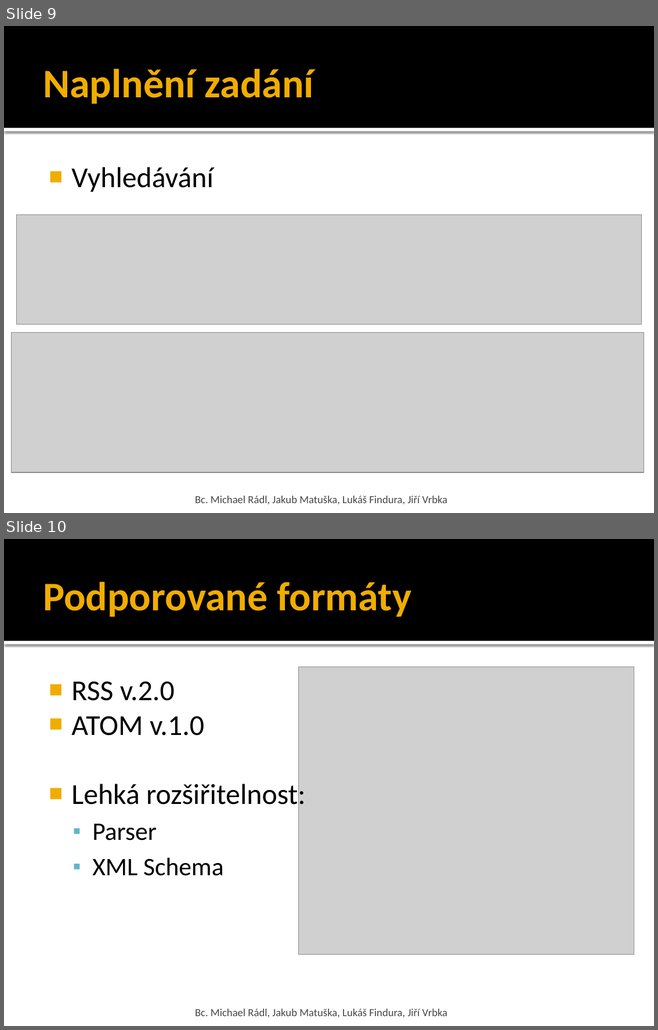
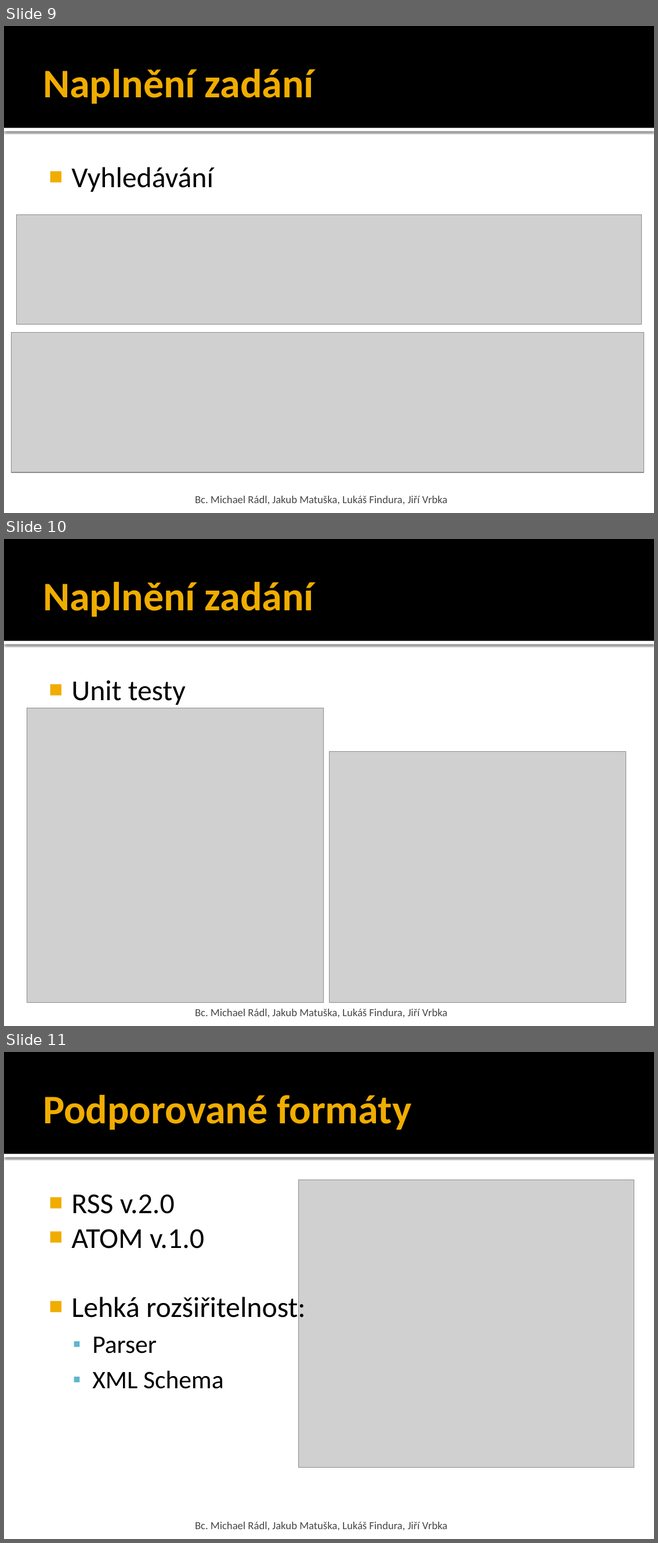
Before and after one commit to matragorn/PV138_RSS_reader, a slide deck: prezentace.pptx. Shown one above the other, each under a label of ours: slides 9 and 10 before the commit, slides 9, 10 and 11 after it. The pictures are 658x1030 and 658x1543 pixels, drawn with LibreOffice and Linux fonts; fonts in the diff are those of the drawing; grey boxes stand for pictures. Boxes give left, top, right and bottom in pixels: in the first picture for what was removed or moved away, otherwise in the second. Text is boxed around its words. In the diff, an @@ line names an element or a change of style, - is before the commit and + after.

Commit message:
update prezentace

```diff
--- a/prezentace.pptx
+++ b/prezentace.pptx
@@ slide 10 added at (x1=4, y1=539, x2=654, y2=1026), background #FFFFFF; not listed: 2 template elements that a slide beside it also shows @@
@@ title added at (x1=43, y1=582, x2=314, y2=617), 45 pt, text #F0AD00, bold @@
+Naplnění zadání
@@ text added at (x1=71, y1=680, x2=186, y2=705), 32 pt, text #000000 @@
+■ Unit testy
@@ picture added at (x1=27, y1=708, x2=323, y2=1002) @@
@@ picture added at (x1=329, y1=751, x2=625, y2=1002) @@
@@ text added at (x1=195, y1=1009, x2=447, y2=1017), 12 pt, text #454545 @@
+Bc. Michael Rádl, Jakub Matuška, Lukáš Findura, Jiří Vrbka
@@ what was slide 10 is now slide 11 @@
```
